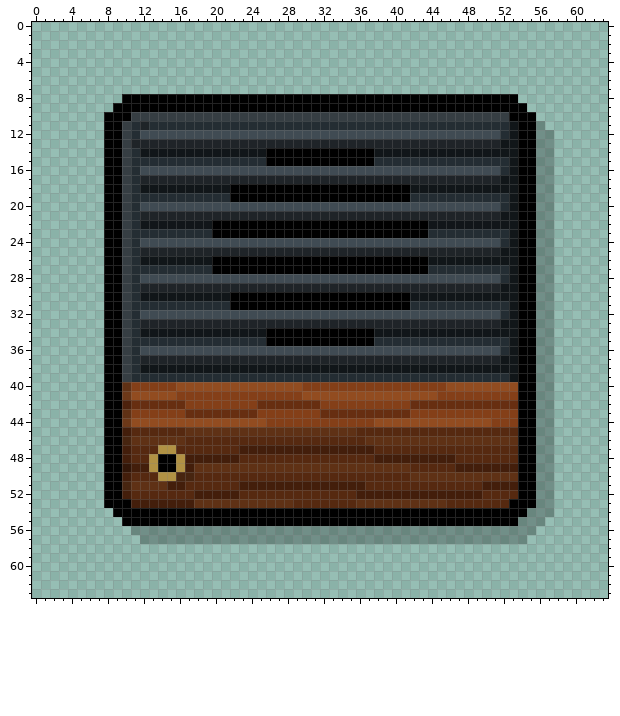
Pixel-art sprite -- retropie/icons/audiosettings.png. That is the earlier state.
The file is 512x512 pixels, drawn in blocks of 8x8; one block is one cell here. Colours within 5 levels of each other are drawn and written as one.
After the commit:
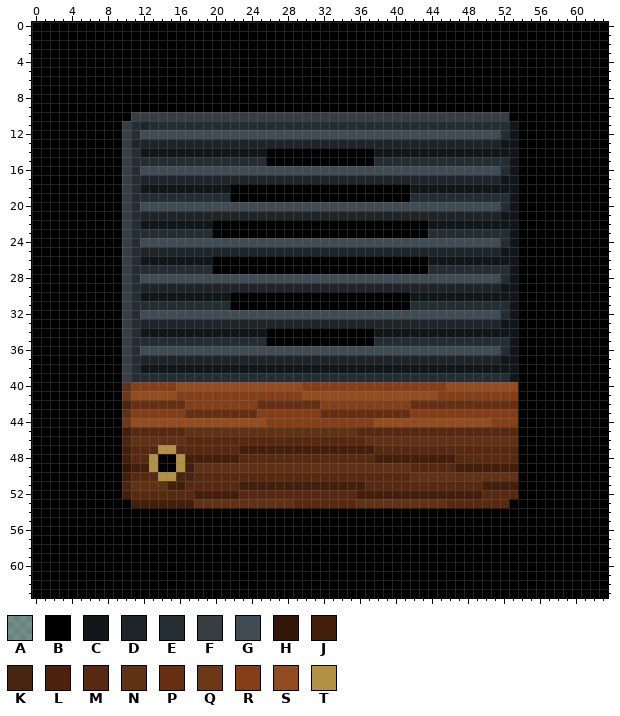
Palette (. is transparent): A #0000003f  B #000000  C #111619  D #1f2428  E #242d33  F #363e43  G #404b53  H #321608  J #431e0b  K #472510  L #4d220d  M #562910  N #5f3115  P #672e11  Q #6c3818  R #843f18  S #924c20  T #b19244
Changes in this commit:
Changed rows in their new state; - is an unchanged pixel.
first column x 0:
 0 BBBBBBBBBBBBBBBBBBBBBBBBBBBBBBBBBBBBBBBBBBBBBBBBBBBBBBBBBBBBBBBB
 1 BBBBBBBBBBBBBBBBBBBBBBBBBBBBBBBBBBBBBBBBBBBBBBBBBBBBBBBBBBBBBBBB
 2 BBBBBBBBBBBBBBBBBBBBBBBBBBBBBBBBBBBBBBBBBBBBBBBBBBBBBBBBBBBBBBBB
 3 BBBBBBBBBBBBBBBBBBBBBBBBBBBBBBBBBBBBBBBBBBBBBBBBBBBBBBBBBBBBBBBB
 4 BBBBBBBBBBBBBBBBBBBBBBBBBBBBBBBBBBBBBBBBBBBBBBBBBBBBBBBBBBBBBBBB
 5 BBBBBBBBBBBBBBBBBBBBBBBBBBBBBBBBBBBBBBBBBBBBBBBBBBBBBBBBBBBBBBBB
 6 BBBBBBBBBBBBBBBBBBBBBBBBBBBBBBBBBBBBBBBBBBBBBBBBBBBBBBBBBBBBBBBB
 7 BBBBBBBBBBBBBBBBBBBBBBBBBBBBBBBBBBBBBBBBBBBBBBBBBBBBBBBBBBBBBBBB
 8 BBBBBBBBBB--------------------------------------------BBBBBBBBBB
 9 BBBBBBBBB----------------------------------------------BBBBBBBBB
10 BBBBBBBB------------------------------------------------BBBBBBBB
11 BBBBBBBB------------------------------------------------BBBBBBBB
12 BBBBBBBB------------------------------------------------BBBBBBBB
13 BBBBBBBB------------------------------------------------BBBBBBBB
14 BBBBBBBB------------------------------------------------BBBBBBBB
15 BBBBBBBB------------------------------------------------BBBBBBBB
16 BBBBBBBB------------------------------------------------BBBBBBBB
17 BBBBBBBB------------------------------------------------BBBBBBBB
18 BBBBBBBB------------------------------------------------BBBBBBBB
19 BBBBBBBB------------------------------------------------BBBBBBBB
20 BBBBBBBB------------------------------------------------BBBBBBBB
21 BBBBBBBB------------------------------------------------BBBBBBBB
22 BBBBBBBB------------------------------------------------BBBBBBBB
23 BBBBBBBB------------------------------------------------BBBBBBBB
24 BBBBBBBB------------------------------------------------BBBBBBBB
25 BBBBBBBB------------------------------------------------BBBBBBBB
26 BBBBBBBB------------------------------------------------BBBBBBBB
27 BBBBBBBB------------------------------------------------BBBBBBBB
28 BBBBBBBB------------------------------------------------BBBBBBBB
29 BBBBBBBB------------------------------------------------BBBBBBBB
30 BBBBBBBB------------------------------------------------BBBBBBBB
31 BBBBBBBB------------------------------------------------BBBBBBBB
32 BBBBBBBB------------------------------------------------BBBBBBBB
33 BBBBBBBB------------------------------------------------BBBBBBBB
34 BBBBBBBB------------------------------------------------BBBBBBBB
35 BBBBBBBB------------------------------------------------BBBBBBBB
36 BBBBBBBB------------------------------------------------BBBBBBBB
37 BBBBBBBB------------------------------------------------BBBBBBBB
38 BBBBBBBB------------------------------------------------BBBBBBBB
39 BBBBBBBB------------------------------------------------BBBBBBBB
40 BBBBBBBB------------------------------------------------BBBBBBBB
41 BBBBBBBB------------------------------------------------BBBBBBBB
42 BBBBBBBB------------------------------------------------BBBBBBBB
43 BBBBBBBB------------------------------------------------BBBBBBBB
44 BBBBBBBB------------------------------------------------BBBBBBBB
45 BBBBBBBB------------------------------------------------BBBBBBBB
46 BBBBBBBB------------------------------------------------BBBBBBBB
47 BBBBBBBB------------------------------------------------BBBBBBBB
48 BBBBBBBB------------------------------------------------BBBBBBBB
49 BBBBBBBB------------------------------------------------BBBBBBBB
50 BBBBBBBB------------------------------------------------BBBBBBBB
51 BBBBBBBB------------------------------------------------BBBBBBBB
52 BBBBBBBB------------------------------------------------BBBBBBBB
53 BBBBBBBB------------------------------------------------BBBBBBBB
54 BBBBBBBBB----------------------------------------------BBBBBBBBB
55 BBBBBBBBBB--------------------------------------------BBBBBBBBBB
56 BBBBBBBBBBBBBBBBBBBBBBBBBBBBBBBBBBBBBBBBBBBBBBBBBBBBBBBBBBBBBBBB
57 BBBBBBBBBBBBBBBBBBBBBBBBBBBBBBBBBBBBBBBBBBBBBBBBBBBBBBBBBBBBBBBB
58 BBBBBBBBBBBBBBBBBBBBBBBBBBBBBBBBBBBBBBBBBBBBBBBBBBBBBBBBBBBBBBBB
59 BBBBBBBBBBBBBBBBBBBBBBBBBBBBBBBBBBBBBBBBBBBBBBBBBBBBBBBBBBBBBBBB
60 BBBBBBBBBBBBBBBBBBBBBBBBBBBBBBBBBBBBBBBBBBBBBBBBBBBBBBBBBBBBBBBB
61 BBBBBBBBBBBBBBBBBBBBBBBBBBBBBBBBBBBBBBBBBBBBBBBBBBBBBBBBBBBBBBBB
62 BBBBBBBBBBBBBBBBBBBBBBBBBBBBBBBBBBBBBBBBBBBBBBBBBBBBBBBBBBBBBBBB
63 BBBBBBBBBBBBBBBBBBBBBBBBBBBBBBBBBBBBBBBBBBBBBBBBBBBBBBBBBBBBBBBB
Where, in picture pixels (left, top, right, bottom), the same in both pictures:
changed: (32, 22, 608, 598)
